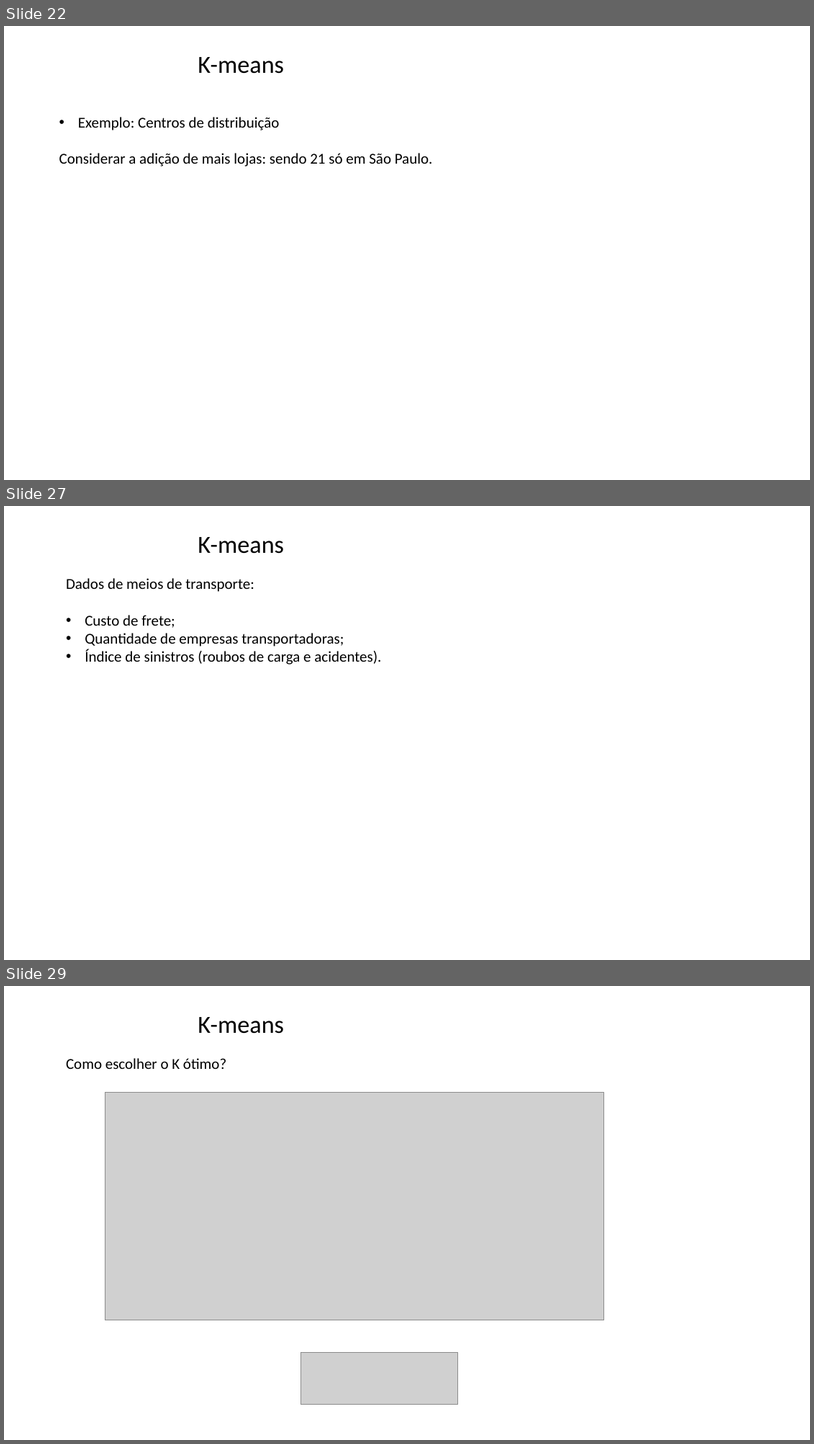
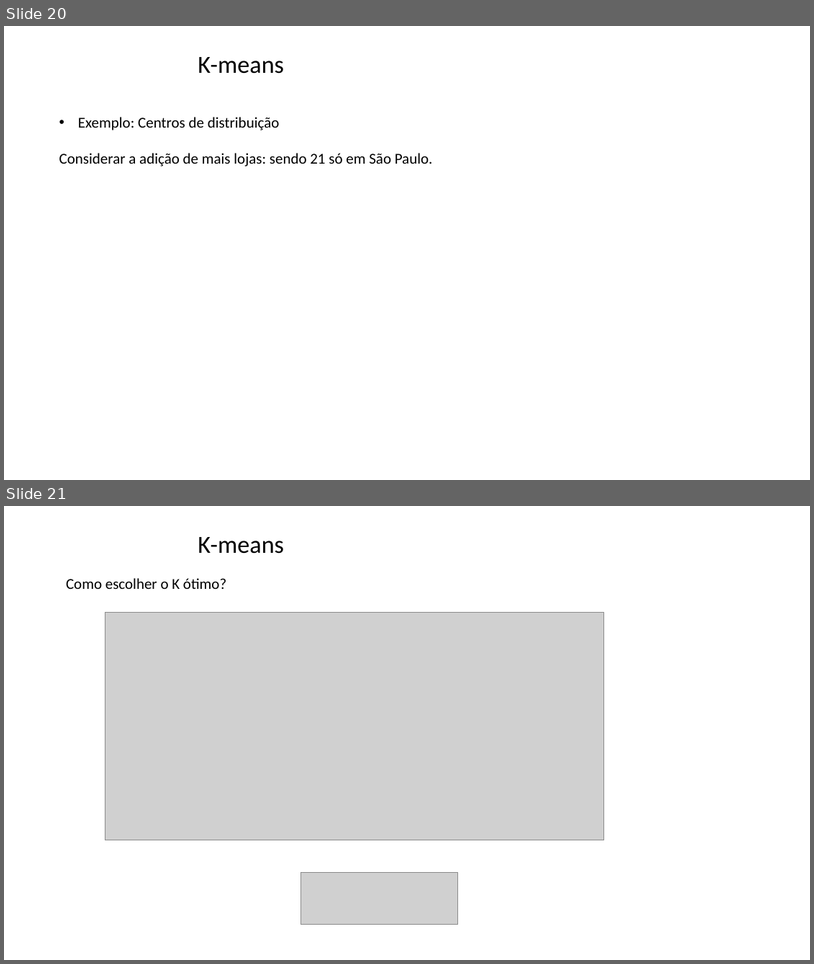
Before and after one commit to zz4fap/tp557-iot-ml, a slide deck: slides/TP557_16_detecção_de_anomalias.pptx. Shown one above the other, each under a label of ours: slides 22, 27 and 29 before the commit, slides 20 and 21 after it; the slides between them are not shown. The pictures are 814x1444 and 814x964 pixels, drawn with LibreOffice and Linux fonts; fonts in the diff are those of the drawing; grey boxes stand for pictures; background and template pictures are left out. Boxes give left, top, right and bottom in pixels: in the first picture for what was removed or moved away, otherwise in the second. Text is boxed around its words. In the diff, an @@ line names an element or a change of style, - is before the commit and + after.

```diff
--- a/slides/TP557_16_detecção_de_anomalias.pptx
+++ b/slides/TP557_16_detecção_de_anomalias.pptx
@@ slide 27 removed at bbox=[4, 506, 810, 960], background picture (left out) @@
@@ title removed at bbox=[198, 537, 284, 554] @@
-K-means
@@ text removed at bbox=[66, 578, 381, 664] @@
-Dados de meios de transporte:
-• Custo de frete;
-• Quantidade de empresas transportadoras;
-• Índice de sinistros (roubos de carga e acidentes).
@@ what was slide 22 is now slide 20 @@
@@ what was slide 29 is now slide 21 @@
```
Also in this commit, not shown: 2 slides changed, 1 slide added, 9 other slides removed.
